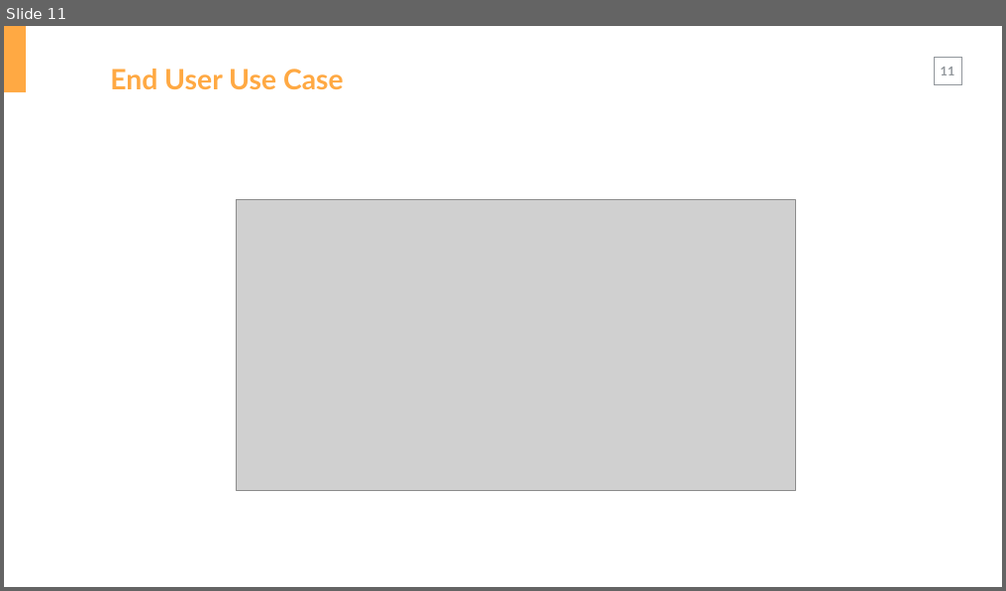
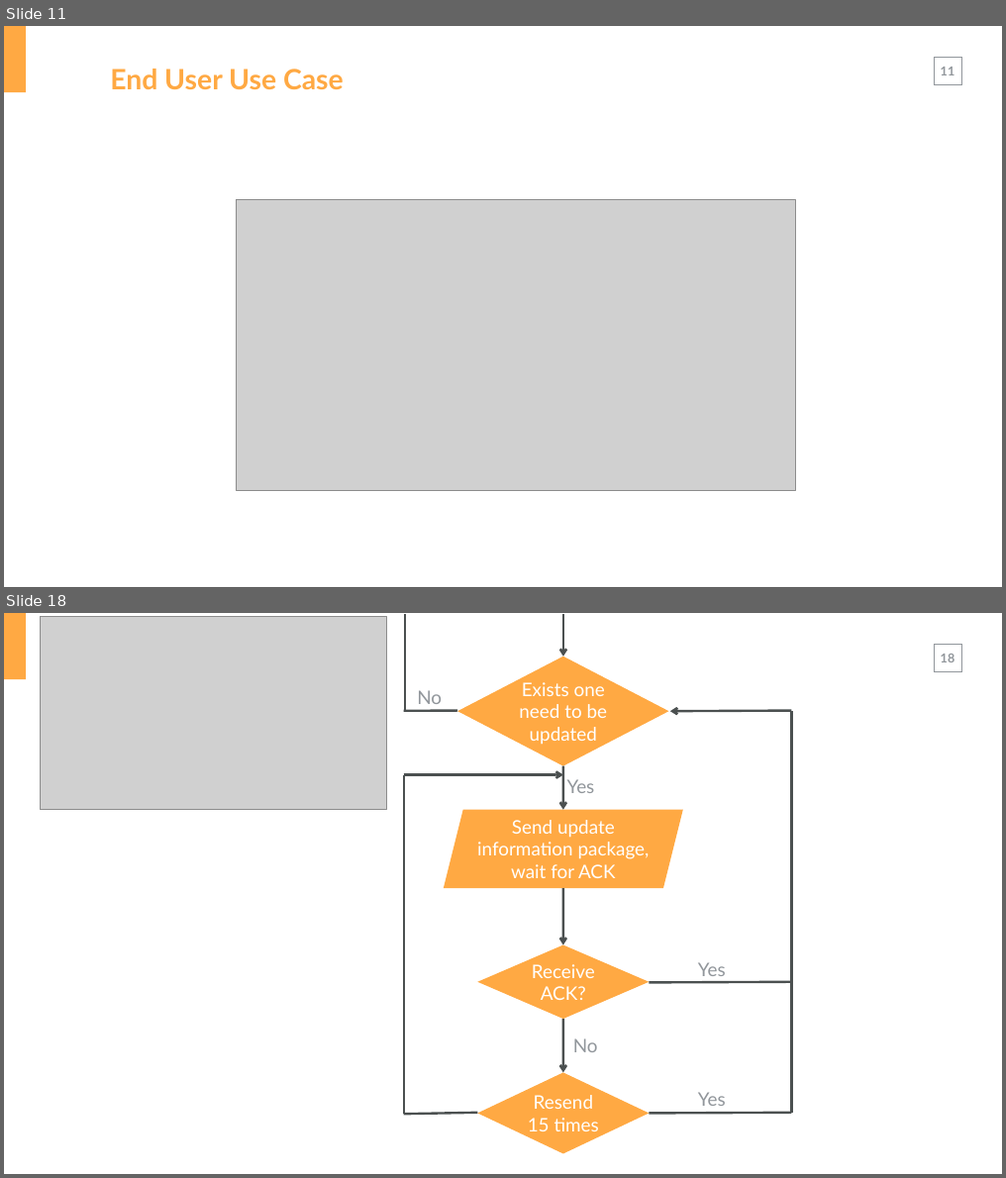
Before and after one commit to HiepBP/-FPT-CAPSTONE-PGSS, a slide deck: Common/Reports/Report.pptx. Shown one above the other, each under a label of ours: slide 11 before the commit, slides 11 and 18 after it; the slides between them are not shown. The pictures are 1006x591 and 1006x1178 pixels, drawn with LibreOffice and Linux fonts; fonts in the diff are those of the drawing; grey boxes stand for pictures. Boxes give left, top, right and bottom in pixels: in the first picture for what was removed or moved away, otherwise in the second. Text is boxed around its words. In the diff, an @@ line names an element or a change of style, - is before the commit and + after.

```diff
--- a/Common/Reports/Report.pptx
+++ b/Common/Reports/Report.pptx
@@ slide 18 added at bbox=[4, 613, 1002, 1174], background #FFFFFF; not listed: 3 template elements that a slide beside it also shows @@
@@ picture added at bbox=[40, 616, 386, 810] @@
@@ line added from (405, 615) to (405, 711), #4B5050 4.5 pt @@
@@ arrow added from (563, 615) to (563, 657), #4B5050 4.5 pt @@
@@ diamond added at bbox=[457, 657, 668, 766], fill #FFA943, 36 pt, text #FFFFFF @@
+Exists one need to be updated
@@ text added at bbox=[417, 690, 442, 704], 36 pt, text #91969B @@
+No
@@ line added from (457, 711) to (404, 711), #4B5050 4.5 pt @@
@@ arrow added from (792, 711) to (670, 711), #4B5050 4.5 pt @@
@@ line added from (792, 711) to (792, 1113), #4B5050 4.5 pt @@
@@ line added from (404, 775) to (404, 1114), #4B5050 4.5 pt @@
@@ arrow added from (404, 775) to (563, 775), #4B5050 4.5 pt @@
@@ arrow added from (563, 766) to (563, 810), #4B5050 4.5 pt @@
@@ text added at bbox=[567, 779, 595, 793], 36 pt, text #91969B @@
+Yes
@@ parallelogram added at bbox=[444, 810, 683, 888], fill #FFA943, 36 pt, text #FFFFFF @@
+Send update information package, wait for ACK
@@ arrow added from (563, 888) to (563, 946), #4B5050 4.5 pt @@
@@ diamond added at bbox=[477, 946, 648, 1019], fill #FFA943, 36 pt, text #FFFFFF @@
+Receive ACK?
@@ text added at bbox=[698, 962, 726, 976], 36 pt, text #91969B @@
+Yes
@@ line added from (792, 982) to (648, 983), #4B5050 4.5 pt @@
@@ arrow added from (563, 1019) to (563, 1073), #4B5050 4.5 pt @@
@@ text added at bbox=[573, 1039, 598, 1053], 36 pt, text #91969B @@
+No
@@ diamond added at bbox=[477, 1073, 648, 1155], fill #FFA943, 36 pt, text #FFFFFF @@
+Resend 15 times
@@ line added from (477, 1113) to (404, 1114), #4B5050 4.5 pt @@
@@ line added from (792, 1113) to (648, 1114), #4B5050 4.5 pt @@
@@ text added at bbox=[698, 1092, 726, 1106], 36 pt, text #91969B @@
+Yes
```
Also in this commit, not shown: 1 slide changed, 5 other slides added.
